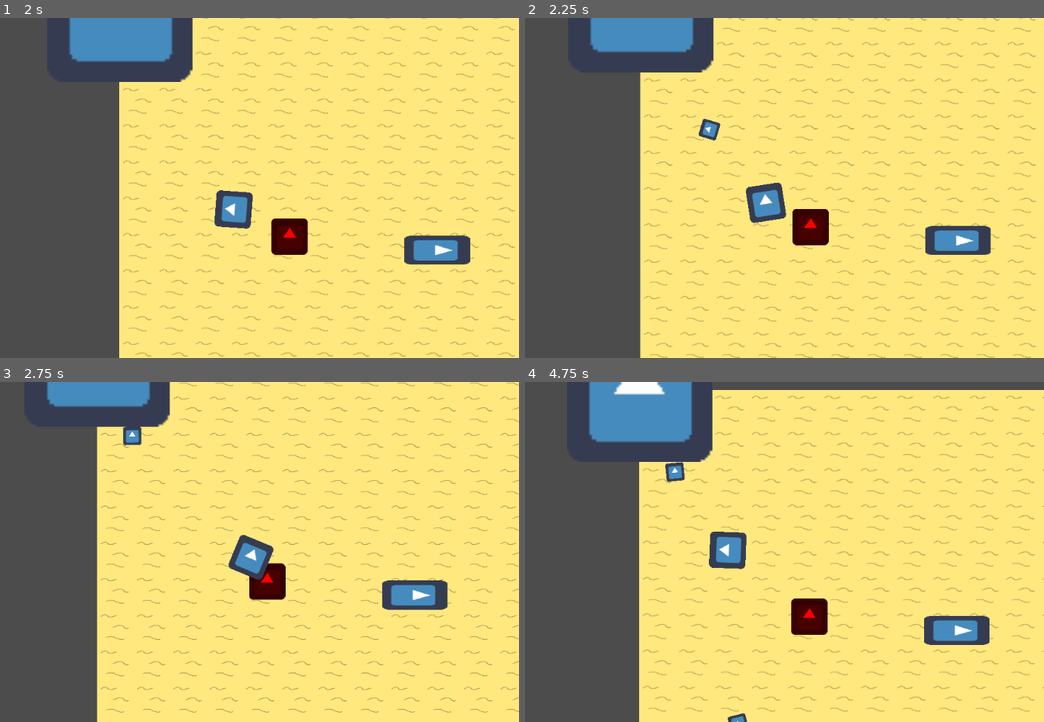
Above: before the commit, frames 1-4 (two rows, left to right).
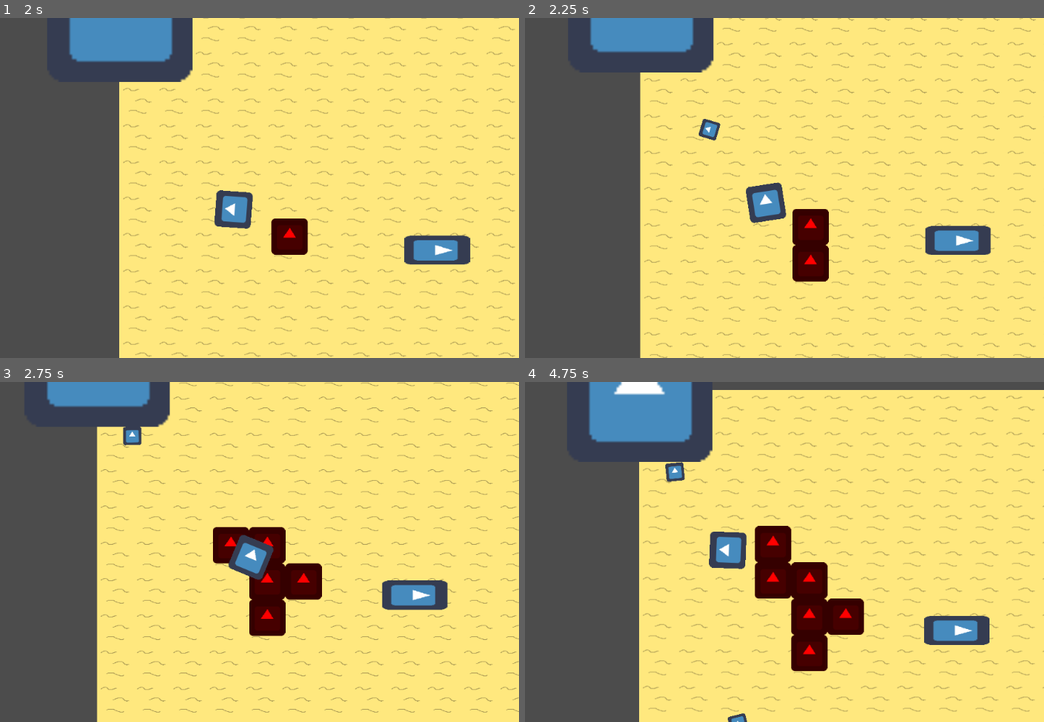
Above: after the commit, the same moments.

Repository: JortvD/ld49
Game: Godot game, scene res://scenes/MainScene.tscn
Two runs of this game, one before a commit and one after it. Both use one fixed random seed, a clock stepped at 60 frames per second and the inputs below. The engine's default icon, where the game draws it, is replaced by a stand-in: a white triangle on a blue panel in a dark square.
Inputs (mouse positions are in pixels of both pictures, inside the frame that each line leads up to):
- Up to frame 1 (2 s): tap Enter at 0.5 s; move the mouse to (358, 171) at 0.52 s; hold Right (ui_right) 0.53-1.28 s; tap R at 0.6, 1.35 s; tap Space at 0.77, 1.52 s; move the mouse to (114, 205) at 1.27 s; hold Down (ui_down) from 1.28 s (still down)
- Up to frame 2 (2.25 s): move the mouse to (810, 113) at 2.02 s; release Down (ui_down) at 2.03 s; hold Right (ui_right) from 2.03 s (still down); tap R at 2.1 s
- Up to frame 3 (2.75 s): keep holding Right (ui_right)
- Up to frame 4 (4.75 s): move the mouse to (722, 620) at 2.77 s; release Right (ui_right) at 2.78 s; hold Up (ui_up) 2.78-3.53 s; tap R at 2.85, 3.6, 4.35 s; tap Space at 3.02, 3.77, 4.52 s; move the mouse to (929, 603) at 3.52 s; hold Left (ui_left) from 3.53 s (still down); move the mouse to (576, 501) at 4.27 s

Frame 1 is identical in both runs. In frame 2, 0.8% of the frame differs, in the area x 51-59%, y 66-78%; in frame 3, 2.5%; in frame 4, 3.8%, in the area x 44-66%, y 42-86%.
Error before the commit: Invalid get index 'img' (on base: 'Nil'). (res://UI/GUI.gd:4)

Commit message:
genius jort

Diff:
--- a/UI/GUI.gd
+++ b/UI/GUI.gd
@@ -1,6 +1,8 @@
 extends Control
 
+
 func _process(delta):
+
 	$Panel/Sprite.texture = load($"/root/MainScene/Player".inventory[0].img)
 	$Panel/Sprite.texture = load($"/root/MainScene/Player".inventory[1].img)
 	$Panel/Sprite.texture = load($"/root/MainScene/Player".inventory[2].img)
--- a/objects/Fire.gd
+++ b/objects/Fire.gd
@@ -1,6 +1,57 @@
 extends Node2D
+
+var rng = RandomNumberGenerator.new()
+var FIRE = load("res://objects/Fire.tscn")
+var northFire
+var eastFire
+var southFire
+var westFire
+var sidesFire = [false, false, false, false]
+
+func _ready():
+	rng.randomize()
+	$Timer.start()
 
 func _on_CollisionShape2D_body_entered(body):
 	if (body.name == "Player"):
 		get_node("../../Player").health -= 10
 		print(get_node("../../Player").health)
+
+func _process(delta):
+	if ($Timer.is_stopped()):
+		spread()
+		$Timer.start()
+
+func spread():
+	if (rng.randi_range(1, 10) == 1):
+		var side = rng.randi_range(1, 4)
+		if (side == 1 and !checklocation(1)):
+			var f = FIRE.instance()
+			$"..".add_child(f)
+			f.position = self.position
+			f.position.x += 64
+		if (side == 2 and !checklocation(3)):
+			var f = FIRE.instance()
+			$"..".add_child(f)
+			f.position = self.position
+			f.position.x -= 64
+		if (side == 3 and !checklocation(2)):
+			var f = FIRE.instance()
+			$"..".add_child(f)
+			f.position = self.position
+			f.position.y += 64
+		if (side == 4 and !checklocation(0)):
+			var f = FIRE.instance()
+			$"..".add_child(f)
+			f.position = self.position
+			f.position.y -= 64
+
+func checklocation(side):
+	var areas = get_node("Check" + str(side + 1)).get_overlapping_areas()
+
+	for area in areas:
+		if("Fire" in area.get_parent().name):
+			sidesFire[side] = true
+			return true
+
+	return false
--- a/objects/Fire.tscn
+++ b/objects/Fire.tscn
@@ -1,12 +1,17 @@
-[gd_scene load_steps=4 format=2]
+[gd_scene load_steps=5 format=2]
 
 [ext_resource path="res://icon.png" type="Texture" id=1]
 [ext_resource path="res://objects/Fire.gd" type="Script" id=2]
 
 [sub_resource type="RectangleShape2D" id=1]
 
+[sub_resource type="RectangleShape2D" id=2]
+
 [node name="Fire" type="Node2D"]
 script = ExtResource( 2 )
+__meta__ = {
+"_edit_lock_": true
+}
 
 [node name="Sprite" type="Sprite" parent="."]
 modulate = Color( 1, 0, 0, 1 )
@@ -18,4 +23,36 @@
 [node name="CollisionShape2D" type="CollisionShape2D" parent="CollisionShape2D"]
 shape = SubResource( 1 )
 
+[node name="Timer" type="Timer" parent="."]
+wait_time = 0.1
+one_shot = true
+
+[node name="Check1" type="Area2D" parent="."]
+position = Vector2( 0, -64 )
+
+[node name="CollisionShape2D" type="CollisionShape2D" parent="Check1"]
+shape = SubResource( 2 )
+
+[node name="Check2" type="Area2D" parent="."]
+position = Vector2( 64, 0 )
+
+[node name="CollisionShape2D" type="CollisionShape2D" parent="Check2"]
+shape = SubResource( 2 )
+
+[node name="Check3" type="Area2D" parent="."]
+position = Vector2( 0, 64 )
+
+[node name="CollisionShape2D" type="CollisionShape2D" parent="Check3"]
+shape = SubResource( 2 )
+
+[node name="Check4" type="Area2D" parent="."]
+position = Vector2( -64, 0 )
+
+[node name="CollisionShape2D" type="CollisionShape2D" parent="Check4"]
+shape = SubResource( 2 )
+
 [connection signal="body_entered" from="CollisionShape2D" to="." method="_on_CollisionShape2D_body_entered"]
+[connection signal="body_entered" from="Check1" to="." method="_on_Check_body_entered"]
+[connection signal="body_entered" from="Check2" to="." method="_on_Check2_body_entered"]
+[connection signal="body_entered" from="Check3" to="." method="_on_Check3_body_entered"]
+[connection signal="body_entered" from="Check4" to="." method="_on_Check4_body_entered"]
--- a/scenes/MainScene.tscn
+++ b/scenes/MainScene.tscn
@@ -11,7 +11,6 @@
 [ext_resource path="res://npc/Handler1.gd" type="Script" id=9]
 [ext_resource path="res://items/Items.gd" type="Script" id=10]
 [ext_resource path="res://scenes/MainScene.gd" type="Script" id=11]
-[ext_resource path="res://UI/GUI.tscn" type="PackedScene" id=12]
 
 [sub_resource type="NavigationPolygon" id=1]
 vertices = PoolVector2Array( -232, -224, 105.1, -243.29, 90.9422, -162.117, -150.69, -153.622, -384, 104, -145.97, 116.326, -152, 256, 129.641, 118.214, 129.641, -171.556, 523.237, -174.388, 432, 240, 160, 232, 134.361, 210.713, 56, 264 )
@@ -28,8 +27,6 @@
 
 [node name="Player" parent="." instance=ExtResource( 2 )]
 position = Vector2( 126.504, 282.362 )
-
-[node name="GUI" parent="Player" instance=ExtResource( 12 )]
 
 [node name="NPC" parent="." instance=ExtResource( 3 )]
 
Not shown: 1 places in scenes/MainScene.tscn that only renumber resources
